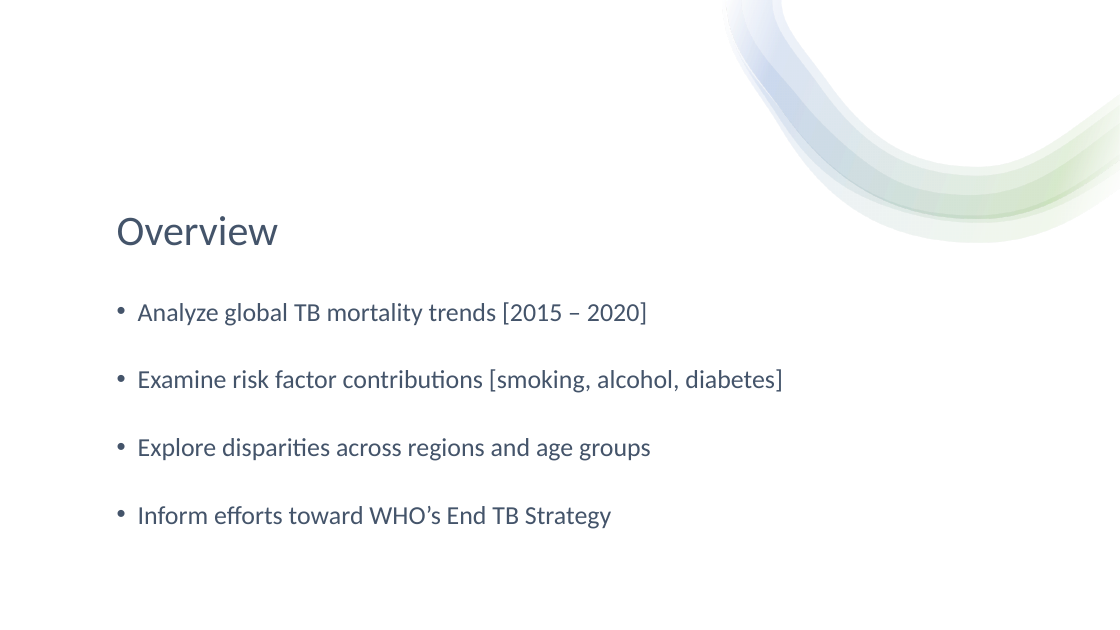
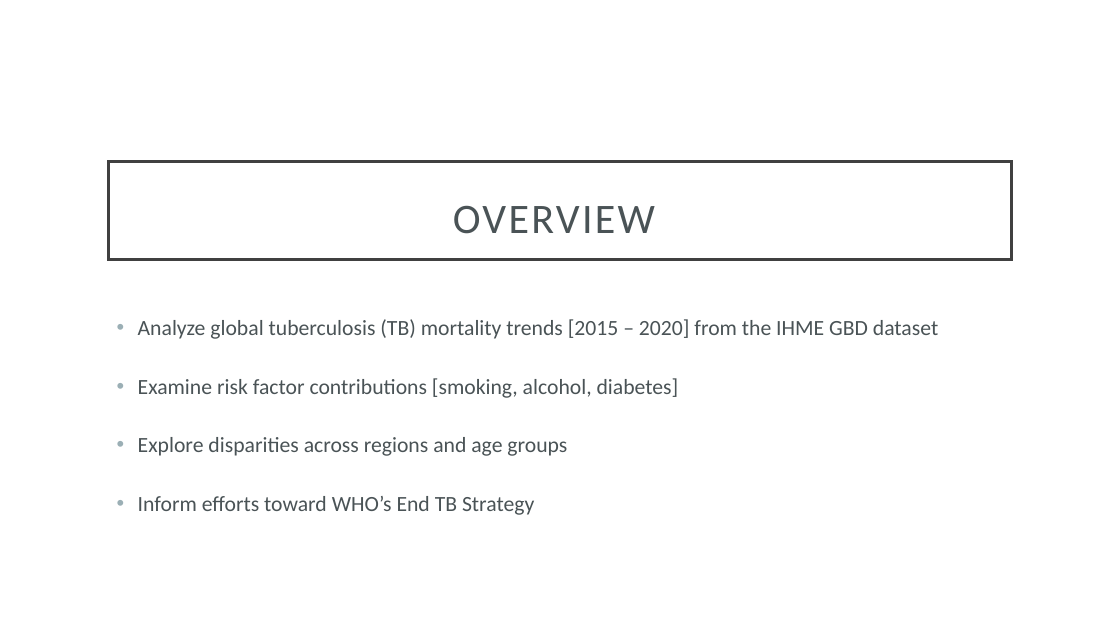
Before and after one commit to smwhikeh/HMS_520_Final_Project_TB, a slide deck: slide 2 of HMS_520_Final_Presentation_Whikehart_Naing.pptx. Drawn at 1120x630 pixels with LibreOffice and Linux fonts; fonts in the diff are those of the drawing. Boxes give left, top, right and bottom in pixels: in the first picture for what was removed or moved away, otherwise in the second. Text is boxed around its words. In the diff, an @@ line names an element or a change of style, - is before the commit and + after.

```diff
--- a/HMS_520_Final_Presentation_Whikehart_Naing.pptx
+++ b/HMS_520_Final_Presentation_Whikehart_Naing.pptx
@@ rectangle removed at bbox=[0, 0, 1120, 630] @@
@@ group removed at bbox=[723, 0, 1120, 243]: 4 freeform shapes @@
@@ title "OVERVIEW": place and size @@
-title "OVERVIEW" at bbox=[117, 216, 278, 246]
+title "OVERVIEW" at bbox=[108, 161, 1012, 260]
@@ title "OVERVIEW" at bbox=[108, 161, 1012, 260]: fill none to #FFFFFF; outline none to #404040 2.5 pt @@
@@ title at bbox=[453, 205, 655, 234]: text changed; text colour #44546A to #4A5356 @@
-Overview
+OVERVIEW
@@ text at bbox=[138, 319, 938, 339]: text changed; size 22.2 to 18.6 pt; text colour #44546A to #4A5356 @@
-• Analyze global TB mortality trends [2015 – 2020]
+• Analyze global tuberculosis (TB) mortality trends [2015 – 2020] from the IHME GBD dataset
@@ text at bbox=[138, 378, 679, 515]: size 22.2 to 18.6 pt, text colour #44546A to #4A5356 in "Examine risk factor contributions [smoking, alcohol, diabete ...", "Explore disparities across regions and age groups", "Inform efforts toward WHO’s End TB Strategy" @@
```
Also in this commit, not shown: 16 other slides changed, 2 slides added, 1 slide removed, 5 other files.
